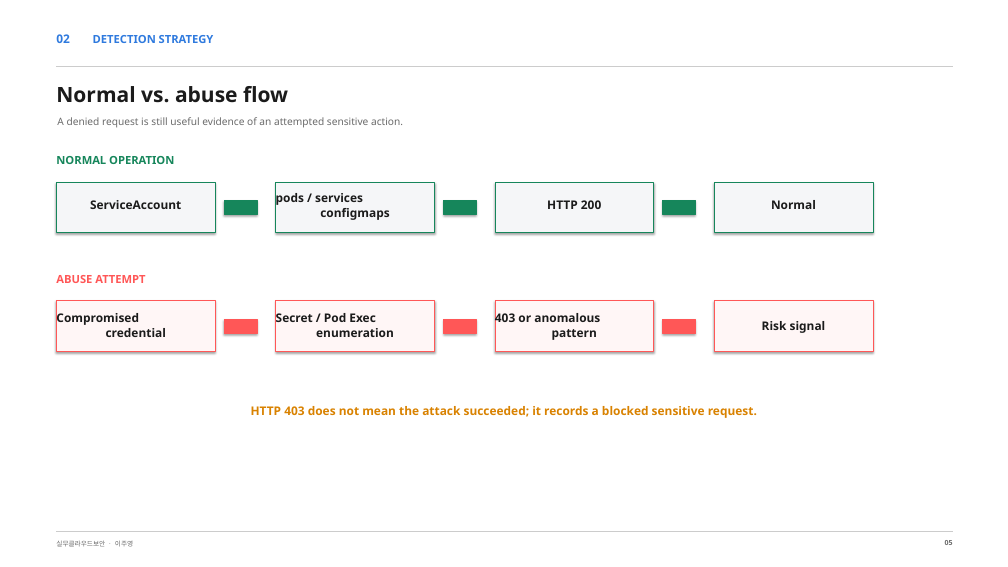
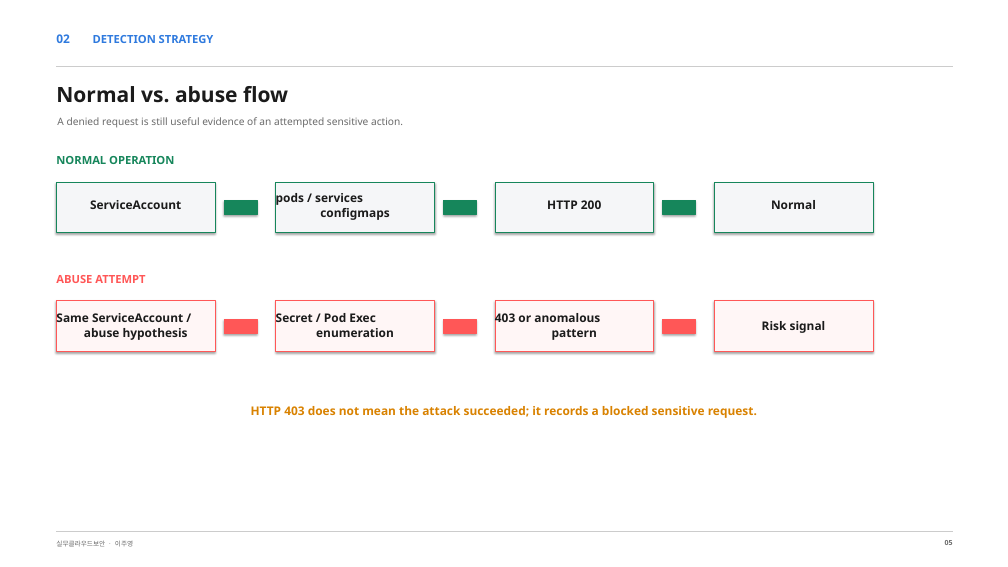
Before and after one commit to leeju0/Cloud_PBL, a slide deck: slide 5 of presentation/api_credential_abuse_detection.pptx. Drawn at 1008x567 pixels with LibreOffice and Linux fonts; fonts in the diff are those of the drawing. Boxes give left, top, right and bottom in pixels: in the first picture for what was removed or moved away, otherwise in the second. Text is boxed around its words. In the diff, an @@ line names an element or a change of style, - is before the commit and + after.

```diff
--- a/presentation/api_credential_abuse_detection.pptx
+++ b/presentation/api_credential_abuse_detection.pptx
@@ text at <box>56,311,188,340</box>: text changed @@
-Compromised
-credential
+Same ServiceAccount /
+abuse hypothesis
```
Also in this commit, not shown: 11 other slides changed, 1 other file.
